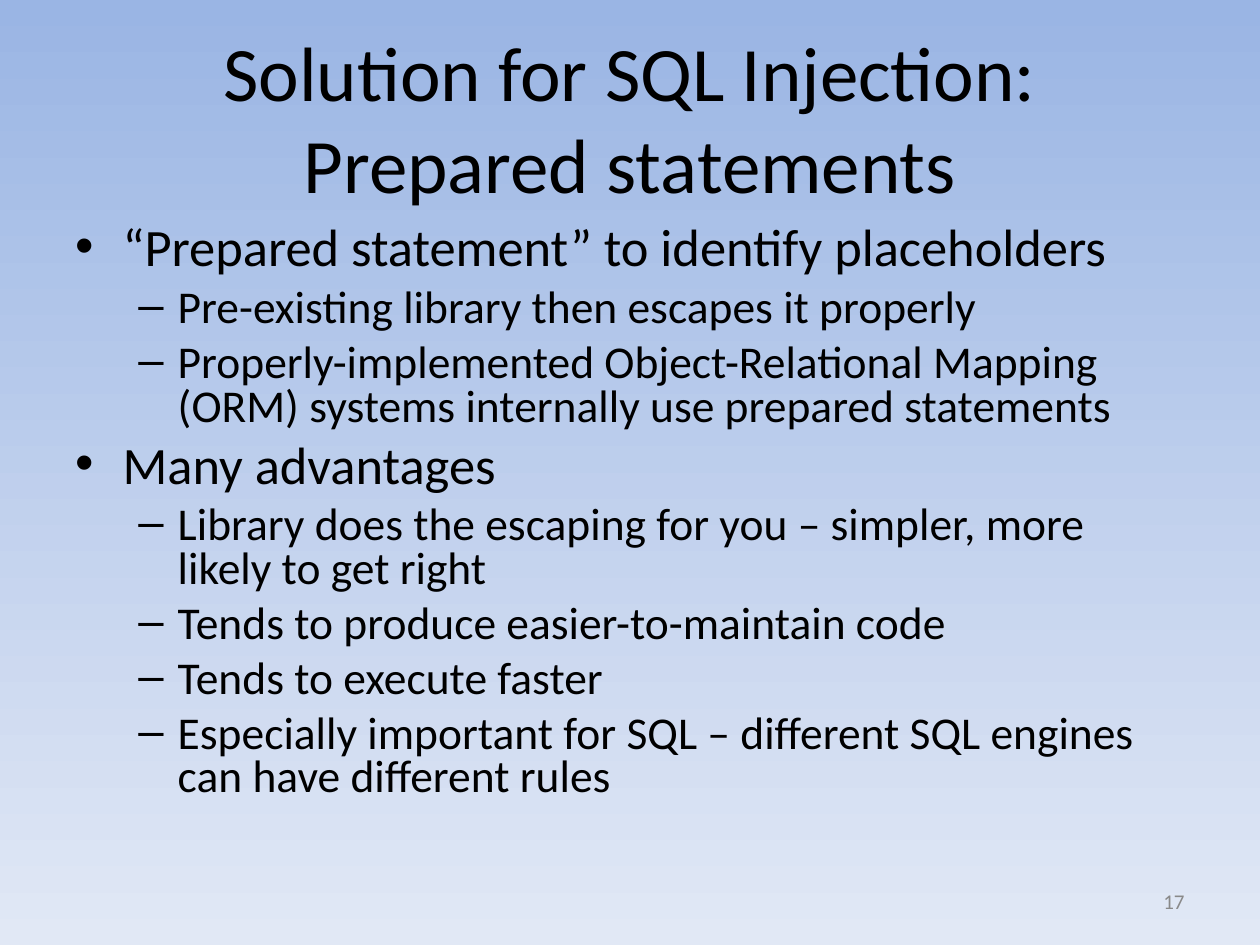
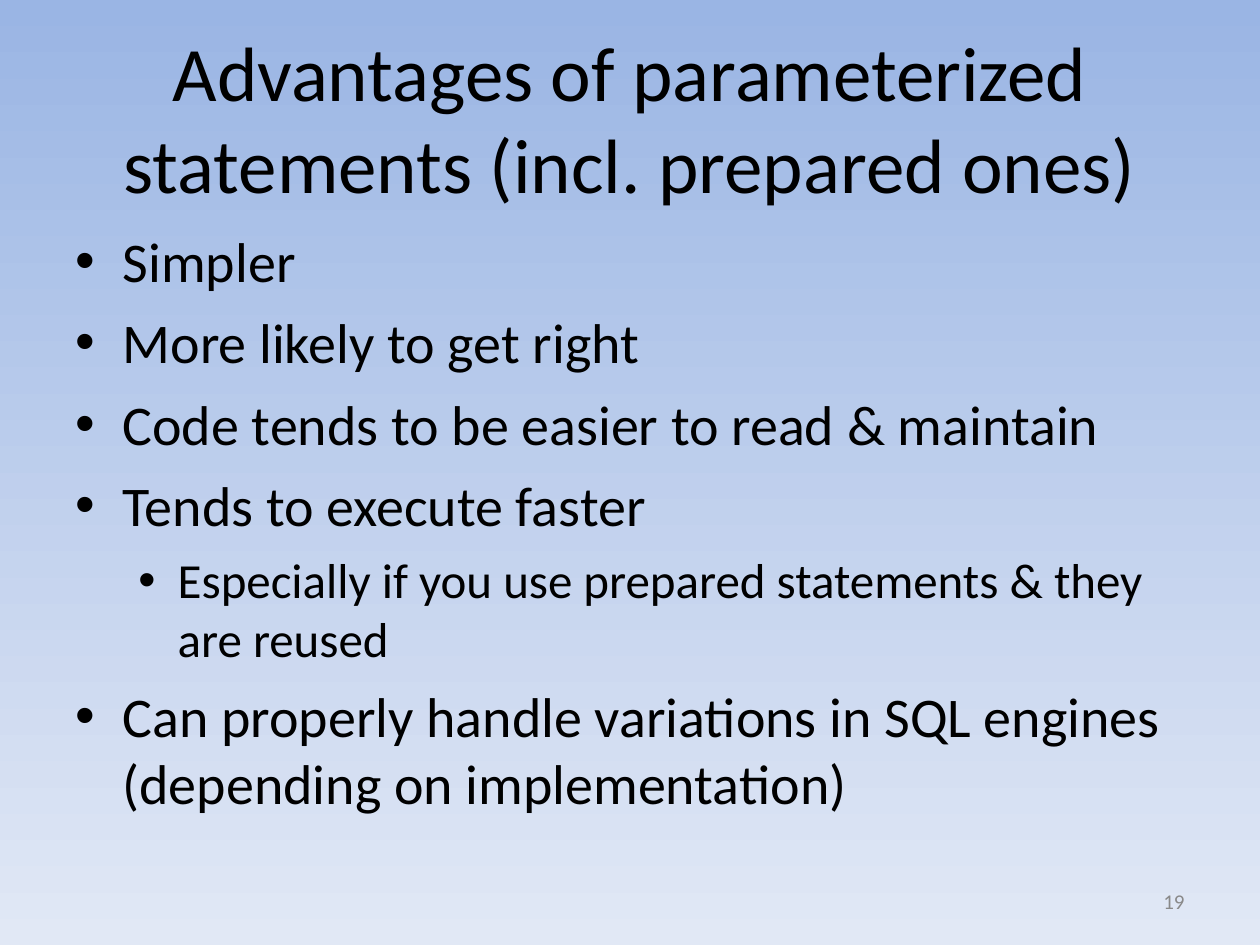
Before and after one commit to david-a-wheeler/david-a-wheeler.github.io, a slide deck: slide 19 of secure-class/presentations/Secure-Software-5-Call-Out.ppt (slide 17 before the commit). Drawn at 1260x945 pixels with LibreOffice and Linux fonts; fonts in the diff are those of the drawing. Boxes give left, top, right and bottom in pixels: in the first picture for what was removed or moved away, otherwise in the second. Text is boxed around its words. In the diff, an @@ line names an element or a change of style, - is before the commit and + after.

Commit message:
Update deck 5 to discuss "parameterized statements"
Prepared statements are one way to get parameterized
statements, but in some ecosystems there's more than
one way. Extend this discussion.

```diff
--- a/secure-class/presentations/Secure-Software-5-Call-Out.ppt
+++ b/secure-class/presentations/Secure-Software-5-Call-Out.ppt
@@ title at (124,47,1135,206): text changed @@
-Solution for SQL Injection: Prepared statements
+Advantages of parameterized statements (incl. prepared ones)
@@ text at (123,243,1098,446): text changed; size 26 to 32 pt @@
-• “Prepared statement” to identify placeholders
-  – Pre-existing library then escapes it properly
-  – Properly-implemented Object-Relational Mapping (ORM) systems internally use prepared statements
-• Many advantages
-  – Library does the escaping for you – simpler, more likely to get right
-  – Tends to produce easier-to-maintain code
+• Simpler
+• More likely to get right
+• Code tends to be easier to read & maintain
@@ text at (123,487,646,527): size 26 to 32 pt in "Tends to execute faster"; bullet – to •; list level 2 to 1 in "Tends to execute faster"; line spacing 0.8 to 1 @@
@@ text at (123,564,1160,814): text changed; size 26 to 32 pt @@
-  – Especially important for SQL – different SQL engines can have different rules
+  • Especially if you use prepared statements & they are reused
+• Can properly handle variations in SQL engines (depending on implementation)
@@ page number at (1163,895,1184,909): text changed @@
-17
+19
```
Also in this commit, not shown: 6 other slides changed, 6 slides added.
